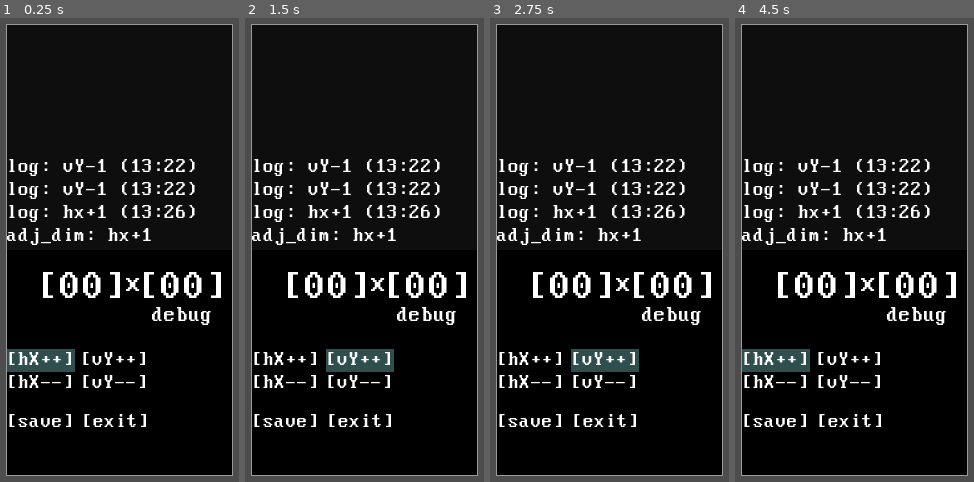
Above: before the commit, frames 1-4 (left to right).
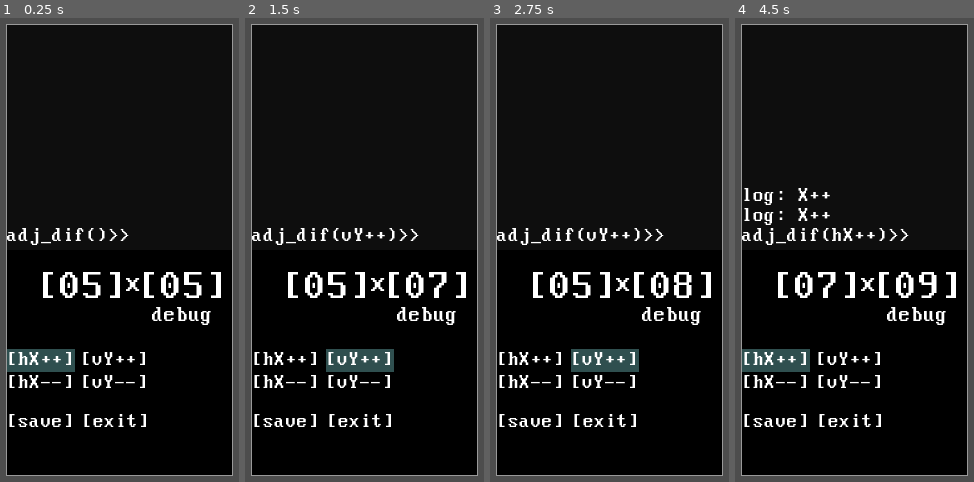
Above: after the commit, the same moments.

Repository: RusanJoshi/MAT_H.dx
Game: Godot game, scene res://ui/difficulty_window.tscn
Same seed, same stepped clock (60 frames per second), same inputs: the game is played once before the commit and once after it. This scene is started directly instead of the project's main scene.
Inputs (mouse positions are in pixels of both pictures, inside the frame that each line leads up to):
- Up to frame 1 (0.25 s): no input
- Up to frame 2 (1.5 s): tap Enter at 0.5 s; move the mouse to (474, 161) at 0.52 s; hold Right (right_key) 0.53-1.25 s; tap R (r_key) at 0.6 s; click (474, 161) at 0.67 s; tap Space (spacebar_key) at 0.8, 1.25 s; drag from (264, 231) to (338, 338) at 1.27 s
- Up to frame 3 (2.75 s): tap Enter at 2 s; move the mouse to (659, 41) at 2.02 s; hold Right (right_key) from 2.03 s (still down); tap R (r_key) at 2.1 s; click (659, 41) at 2.17 s; tap Space (spacebar_key) at 2.3 s
- Up to frame 4 (4.5 s): release Right (right_key) at 2.75 s; tap Space (spacebar_key) at 2.75, 3.8, 4.25 s; drag from (828, 338) to (outside the picture) at 2.77 s; tap Enter at 3.5 s; move the mouse to (outside the picture) at 3.52 s; hold Left (left_key) 3.53-4.25 s; tap Tab (tab_key) at 3.6 s; click (outside the picture) at 3.67 s; drag from (outside the picture) to (778, 22) at 4.27 s

The runs differ from the first frame. In frame 1, 3.1% of the frame differs, in the area x 3-85%, y 30-61%; in frame 2, 3.3%; in frame 3, 3.1%; in frame 4, 3.4%.

Commit message:
hemlock port commit 07/09

Diff:
--- a/project.godot
+++ b/project.godot
@@ -47,6 +47,11 @@
 "events": [Object(InputEventKey,"resource_local_to_scene":false,"resource_name":"","device":-1,"window_id":0,"alt_press …(191 unchanged characters)…
 ]
 }
+backspace_key={
+"deadzone": 0.5,
+"events": [Object(InputEventKey,"resource_local_to_scene":false,"resource_name":"","device":-1,"window_id":0,"alt_pressed":false,"shift_pressed":false,"ctrl_pressed":false,"meta_pressed":false,"pressed":false,"keycode":0,"physical_keycode":4194308,"key_label":0,"unicode":0,"location":0,"echo":false,"script":null)
+]
+}
 enter_key={
 "deadzone": 0.5,
 "events": [Object(InputEventKey,"resource_local_to_scene":false,"resource_name":"","device":-1,"window_id":0,"alt_press …(195 unchanged characters)…
@@ -77,6 +82,20 @@
 "events": [Object(InputEventKey,"resource_local_to_scene":false,"resource_name":"","device":-1,"window_id":0,"alt_press …(192 unchanged characters)…
 ]
 }
+mini_menu_back={
+"deadzone": 0.5,
+"events": [Object(InputEventKey,"resource_local_to_scene":false,"resource_name":"","device":-1,"window_id":0,"alt_pressed":false,"shift_pressed":false,"ctrl_pressed":false,"meta_pressed":false,"pressed":false,"keycode":0,"physical_keycode":4194319,"key_label":0,"unicode":0,"location":0,"echo":false,"script":null)
+, Object(InputEventKey,"resource_local_to_scene":false,"resource_name":"","device":-1,"window_id":0,"alt_pressed":false,"shift_pressed":false,"ctrl_pressed":false,"meta_pressed":false,"pressed":false,"keycode":0,"physical_keycode":4194308,"key_label":0,"unicode":0,"location":0,"echo":false,"script":null)
+, Object(InputEventKey,"resource_local_to_scene":false,"resource_name":"","device":-1,"window_id":0,"alt_pressed":false,"shift_pressed":false,"ctrl_pressed":false,"meta_pressed":false,"pressed":false,"keycode":0,"physical_keycode":4194305,"key_label":0,"unicode":0,"location":0,"echo":false,"script":null)
+]
+}
+mini_menu_forward={
+"deadzone": 0.5,
+"events": [Object(InputEventKey,"resource_local_to_scene":false,"resource_name":"","device":-1,"window_id":0,"alt_pressed":false,"shift_pressed":false,"ctrl_pressed":false,"meta_pressed":false,"pressed":false,"keycode":0,"physical_keycode":4194321,"key_label":0,"unicode":0,"location":0,"echo":false,"script":null)
+, Object(InputEventKey,"resource_local_to_scene":false,"resource_name":"","device":-1,"window_id":0,"alt_pressed":false,"shift_pressed":false,"ctrl_pressed":false,"meta_pressed":false,"pressed":false,"keycode":0,"physical_keycode":32,"key_label":0,"unicode":32,"location":0,"echo":false,"script":null)
+, Object(InputEventKey,"resource_local_to_scene":false,"resource_name":"","device":-1,"window_id":0,"alt_pressed":false,"shift_pressed":false,"ctrl_pressed":false,"meta_pressed":false,"pressed":false,"keycode":0,"physical_keycode":4194309,"key_label":0,"unicode":0,"location":0,"echo":false,"script":null)
+]
+}
 
 [rendering]
 
--- a/scripts/difficulty_window.gd
+++ b/scripts/difficulty_window.gd
@@ -1,5 +1,9 @@
 extends Node2D
 
+@onready var console_panel: Panel = %ConsolePanel
+
+#@onready var cloning_label: Label = $ShinBackground/HBoxContainer/ConsolePanel/CloningLabel
+@onready var console_label: Label = %ConsoleLabel
 @onready var hx_label: Label = %HXLabel
 @onready var vy_label: Label = %VYLabel
 @onready var difficulty_level_label: Label = $ShinBackground/DifficultyLevelLabel
@@ -9,7 +13,7 @@
 @onready var add_y_panel: Panel = %AddYPanel
 @onready var min_y_panel: Panel = %MinYPanel
 @onready var save_panel: Panel = %SavePanel
-@onready var restart_panel: Panel = %RestartPanel
+@onready var exit_panel: Panel = %ExitPanel
 
 @export var has_focus: bool
 
@@ -18,6 +22,8 @@
 var moption_stylebox: StyleBoxFlat = load("res://ui/moption_highlight_test.tres")
 var left_moptions: Array[Panel]
 var right_moptions: Array[Panel]
+var log_array: Array[Label]
+var cloning_label_settings: LabelSettings = LabelSettings.new()
 
 #MENU TRAVERSAL
 var menux: int = 0
@@ -32,10 +38,16 @@
 	print("difficulty_window.gd... loaded")
 	UIManager.kill_difficulty_window.connect(kill_window)
 
-	#update_dimensions_from_config()
+	update_dimensions_from_config()
+
+	cloning_label_settings.font = preload("res://fonts/Perfect DOS VGA 437 Win.ttf")
+	cloning_label_settings.font_size = 20
+
+	#cloning_label.label_settings = cloning_label_settings
 	moption_stylebox.bg_color = ConfigGame.cell_highlight_color
+
 	left_moptions = [add_x_panel, min_x_panel, save_panel]
-	right_moptions = [add_y_panel, min_y_panel, restart_panel]
+	right_moptions = [add_y_panel, min_y_panel, exit_panel]
 	moptions_array = [left_moptions, right_moptions]
 
 	moptions_array[0][0].visible = true
@@ -66,12 +78,36 @@
 	current_horizontal_dimension = ConfigGame.horizontal_dimension
 	current_vertical_dimension = ConfigGame.vertical_dimension
 
-	hx_label.text = "%02d" % current_horizontal_dimension
-	vy_label.text = "%02d" % current_vertical_dimension
+	var hx_bracket: String = "[]"
+	var vy_bracket: String = "[]"
+	hx_label.text = hx_bracket.insert(1, "%02d" % current_horizontal_dimension)
+	vy_label.text = vy_bracket.insert(1, "%02d" % current_vertical_dimension)
 
 func update_config_dimensions(pNewHorizontal: int = current_horizontal_dimension, pNewVertical: int = current_vertical_dimension):
 	ConfigGame.horizontal_dimension = pNewHorizontal
 	ConfigGame.vertical_dimension = pNewVertical
+
+func update_dimensions_labels():
+	var hx_bracket: String = "[]"
+	var vy_bracket: String = "[]"
+	hx_label.text = hx_bracket.insert(1, "%02d" % current_horizontal_dimension)
+	vy_label.text = vy_bracket.insert(1, "%02d" % current_vertical_dimension)
+
+func update_console_label():
+	var default_text: String = "adj_dif()>>"
+
+	if(menux == 0 and menuy == 0):
+		console_label.text = default_text.insert(8,"hX++")
+	elif(menux == 0 and menuy == 1):
+		console_label.text = default_text.insert(8,"hX--")
+	elif(menux == 1 and menuy == 0):
+		console_label.text = default_text.insert(8,"vY++")
+	elif(menux == 1 and menuy == 1):
+		console_label.text = default_text.insert(8,"vY--")
+	elif(menux == 0 and menuy == 2):
+		console_label.text = default_text.insert(8,"save")
+	elif(menux == 1 and menuy == 2):
+		console_label.text = default_text.insert(8,"exit")
 
 func menu_traversal(pMenuX: int = 0, pMenuY: int = 0):
 	var prev_menux = menux
@@ -81,39 +117,56 @@
 	moptions_array[prev_menux][prev_menuy].visible = false
 	moptions_array[menux][menuy].visible = true
 
+	update_console_label()
+
 func confirmation():
 	if(menuy == 0):
-		if(menux == 0):
+		if(menux == 0):#INCREASE X-dimension
 			increase_x()
-		elif(menux == 1):
+		elif(menux == 1):#DECREASE X-dimension
 			increase_y()
+		update_dimensions_labels()
 	elif(menuy == 1):
-		if(menux == 0):
+		if(menux == 0):#INCREASE Y-dimension
 			decrease_x()
-		elif(menux == 1):
+		elif(menux == 1):#DECREASE Y-dimension
 			decrease_y()
+		update_dimensions_labels()
 	elif(menuy == 2):
-		if(menux == 0):
+		if(menux == 0):#SAVE DIMENSIONS
 			save_difficulty()
-		elif(menux == 1):
-			restart()
+		elif(menux == 1):#EXIT DIFF. WINDOW
+			exit()
 
 func increase_x():
-	print("X++")
+	current_horizontal_dimension += 1
+	create_log("X++")
 func decrease_x():
-	print("X--")
+	current_horizontal_dimension -= 1
 func increase_y():
-	print("Y++")
+	current_vertical_dimension += 1
 func decrease_y():
-	print("Y--")
+	current_vertical_dimension -= 1
 func save_difficulty():
 	print("saved and updated")
 	update_config_dimensions(current_horizontal_dimension, current_vertical_dimension)
-func restart():
-	print("RESTART")
+func exit():
+	kill_window()
+	UIManager.global_toggle_pop_up_window.emit()
 
+func create_log(pString):
+	var log_cartridge: Label = Label.new()
+	var default_text: String = "log: "
 
+	log_cartridge.label_settings = cloning_label_settings
+	log_cartridge.text = default_text + pString
+	if(log_array.size() > 0):
+		for index in log_array.size():
+			log_array[index].position.y -= console_label.size.y
+	log_cartridge.position.y = console_label.position.y - console_label.size.y
 
+	log_array.append(log_cartridge)
+	console_panel.add_child(log_cartridge)
 
 func kill_window():
 	has_focus = false
--- a/scripts/mini_menu.gd
+++ b/scripts/mini_menu.gd
@@ -110,10 +110,10 @@
 		if(Input.is_action_just_pressed("down_key")):
 			if(directory_int_y+1 <= current_dir_y_max):
 				menu_traversal(1)
-		if(Input.is_action_just_pressed("left_key")):
+		if(Input.is_action_just_pressed("mini_menu_back")):
 			if(directory_int_x-1 >= current_dir_x_min):
 				menu_traversal(2)
-		if(Input.is_action_just_pressed("right_key")):
+		if(Input.is_action_just_pressed("mini_menu_forward")):
 			if(directory_int_x+1 <= current_dir_x_max):
 				menu_traversal(3)
 			else: print(str(directory_int_x+1) + " : " + str(current_dir_x_max))
--- a/ui/difficulty_window.tscn
+++ b/ui/difficulty_window.tscn
@@ -67,25 +67,33 @@
 theme_override_constants/separation = 0
 
 [node name="ConsolePanel" type="Panel" parent="ShinBackground/HBoxContainer"]
+unique_name_in_owner = true
 layout_mode = 2
 size_flags_vertical = 3
 theme_override_styles/panel = SubResource("StyleBoxFlat_4hfbh")
 
 [node name="ConsoleLabel" type="Label" parent="ShinBackground/HBoxContainer/ConsolePanel"]
+unique_name_in_owner = true
 layout_mode = 1
 anchors_preset = 2
 anchor_top = 1.0
 anchor_bottom = 1.0
-offset_top = -93.0
-offset_right = 192.0
+offset_top = -24.0
+offset_right = 225.0
 offset_bottom = -4.0
 grow_vertical = 0
-text = "log: vY-1 (13:22)
-log: vY-1 (13:22)
-log: hx+1 (13:26)
-adj_dim: hx+1"
+text = "adj_dif()>>"
 label_settings = SubResource("LabelSettings_d3vm5")
 vertical_alignment = 2
+
+[node name="CloningLabel" type="Label" parent="ShinBackground/HBoxContainer/ConsolePanel"]
+visible = false
+layout_mode = 0
+offset_right = 40.0
+offset_bottom = 23.0
+text = "log
+log
+log"
 
 [node name="ControlPanel" type="Panel" parent="ShinBackground/HBoxContainer"]
 layout_mode = 2
@@ -316,7 +324,7 @@
 theme_override_styles/panel = ExtResource("3_8aj8a")
 metadata/_edit_lock_ = true
 
-[node name="RestartLabel" type="Label" parent="ShinBackground/HBoxContainer/ControlPanel"]
+[node name="ExitLabel" type="Label" parent="ShinBackground/HBoxContainer/ControlPanel"]
 z_index = 1
 layout_mode = 0
 offset_left = 74.0
@@ -328,16 +336,16 @@
 horizontal_alignment = 1
 vertical_alignment = 1
 
-[node name="RestartPanel" type="Panel" parent="ShinBackground/HBoxContainer/ControlPanel/RestartLabel"]
-unique_name_in_owner = true
-visible = false
-z_index = -1
-layout_mode = 1
-anchors_preset = 15
-anchor_right = 1.0
-anchor_bottom = 1.0
-grow_horizontal = 2
-grow_vertical = 2
-mouse_filter = 2
-theme_override_styles/panel = ExtResource("3_8aj8a")
-metadata/_edit_lock_ = true
+[node name="ExitPanel" type="Panel" parent="ShinBackground/HBoxContainer/ControlPanel/ExitLabel"]
+unique_name_in_owner = true
+visible = false
+z_index = -1
+layout_mode = 1
+anchors_preset = 15
+anchor_right = 1.0
+anchor_bottom = 1.0
+grow_horizontal = 2
+grow_vertical = 2
+mouse_filter = 2
+theme_override_styles/panel = ExtResource("3_8aj8a")
+metadata/_edit_lock_ = true
